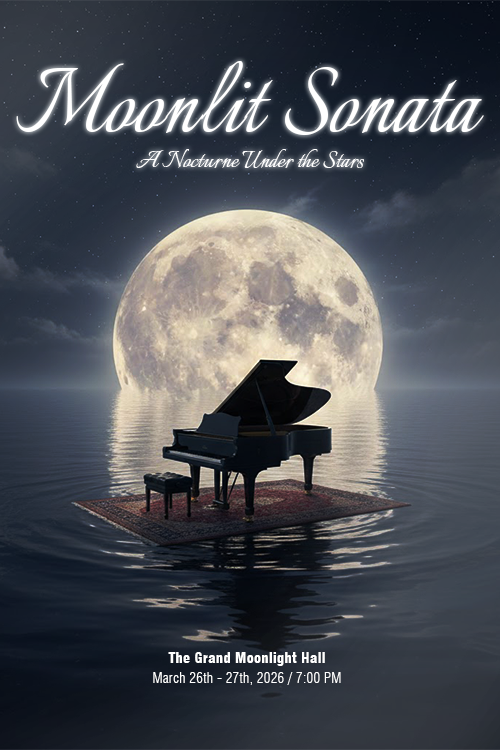
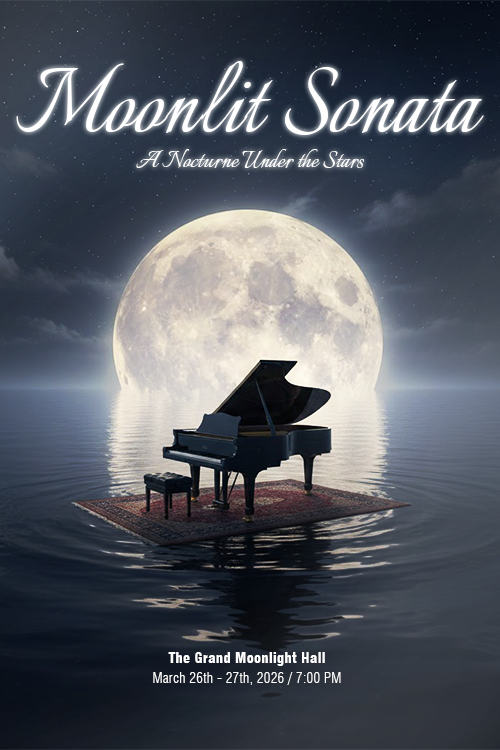
Layer changes from the first 500×750 image to the second:
added layer "Layer 2" (overlay) above "unnamed" over [left=0, top=0, right=500, bottom=535]
